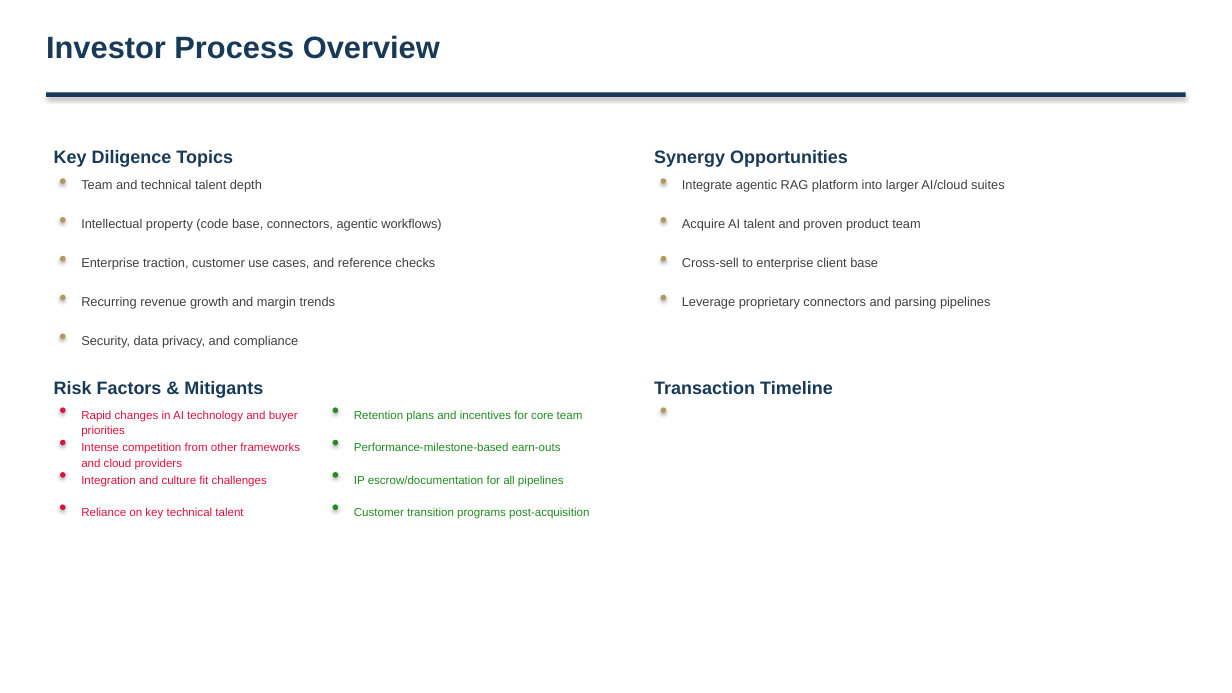
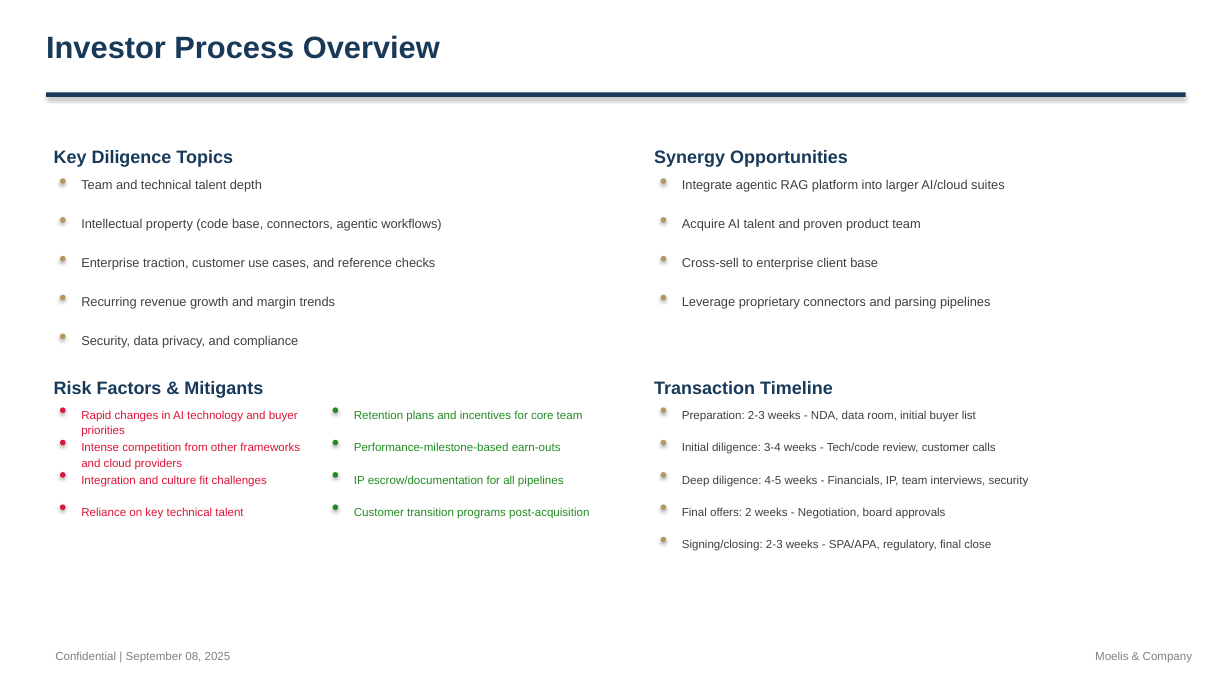
Before and after one commit to alinvb/slide_generator, a slide deck: slide 15 of ai_generated_deck.pptx (slide 18 before the commit). Drawn at 1232x693 pixels with LibreOffice and Linux fonts; fonts in the diff are those of the drawing. Boxes give left, top, right and bottom in pixels: in the first picture for what was removed or moved away, otherwise in the second. Text is boxed around its words. In the diff, an @@ line names an element or a change of style, - is before the commit and + after.

Commit message:
fix: Resolve timeline and buyer profiles rendering issues with type safety
- Add isinstance() type checking in slide_templates.py for timeline items
- Support both string and dictionary formats for timeline data
- Fix buyer profiles field mapping in json_data_fixer.py
- Correct field names to match Content IR structure (remove 'concerns', 'fit_score')
- All 15 slides now render without errors
- Timeline section shows proper content instead of being empty
- Buyer profiles display real descriptions instead of 'N/A'
- Generate comprehensive test JSONs with all fixes applied

```diff
--- a/ai_generated_deck.pptx
+++ b/ai_generated_deck.pptx
@@ text added at box(682, 410, 976, 422), 9 pt, text #404040 @@
+Preparation: 2-3 weeks - NDA, data room, initial buyer list
@@ ellipse added at box(661, 440, 666, 445), fill #B5975B @@
@@ text added at box(682, 442, 996, 454), 9 pt, text #404040 @@
+Initial diligence: 3-4 weeks - Tech/code review, customer calls
@@ ellipse added at box(661, 472, 666, 478), fill #B5975B @@
@@ text added at box(682, 475, 1029, 487), 9 pt, text #404040 @@
+Deep diligence: 4-5 weeks - Financials, IP, team interviews, security
@@ ellipse added at box(661, 505, 666, 510), fill #B5975B @@
@@ text added at box(682, 507, 945, 519), 9 pt, text #404040 @@
+Final offers: 2 weeks - Negotiation, board approvals
@@ ellipse added at box(661, 537, 666, 543), fill #B5975B @@
@@ text added at box(682, 539, 991, 551), 9 pt, text #404040 @@
+Signing/closing: 2-3 weeks - SPA/APA, regulatory, final close
@@ text added at box(55, 651, 231, 662), 9 pt, text #808080 @@
+Confidential | September 08, 2025
@@ text added at box(1095, 652, 1192, 663), 9 pt, text #808080 @@
+Moelis & Company
```
Also in this commit, not shown: 3 other slides changed, 1 slide added, 5 slides removed, 6 other files.
